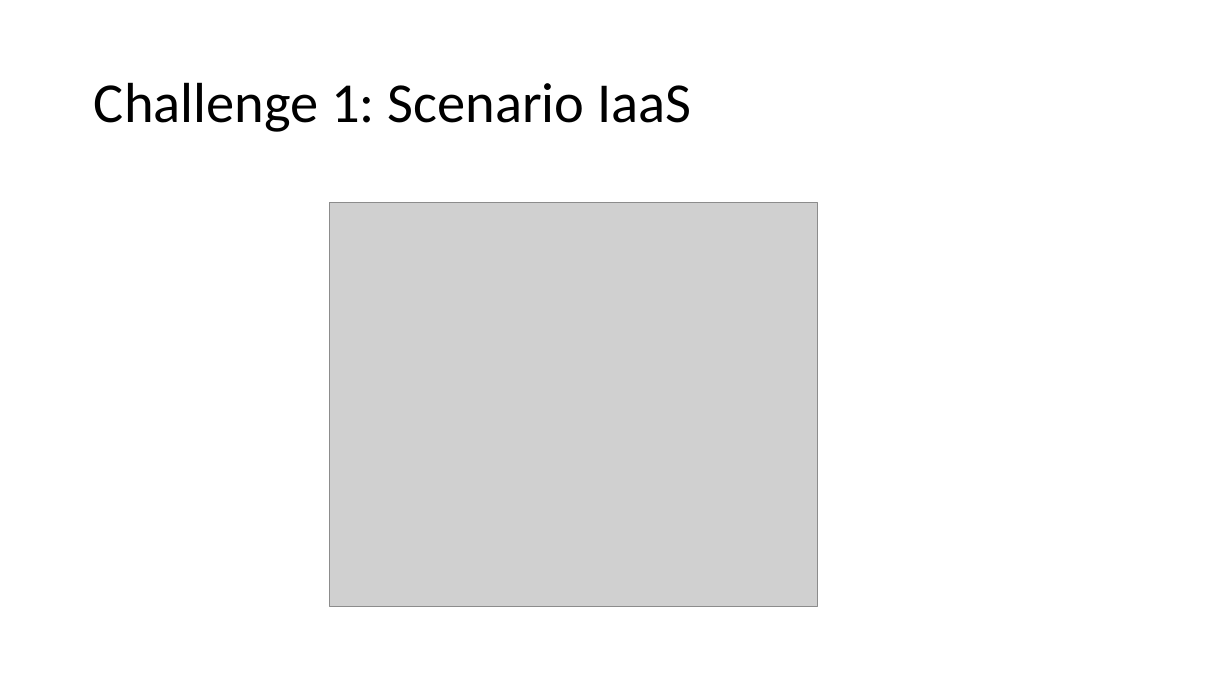
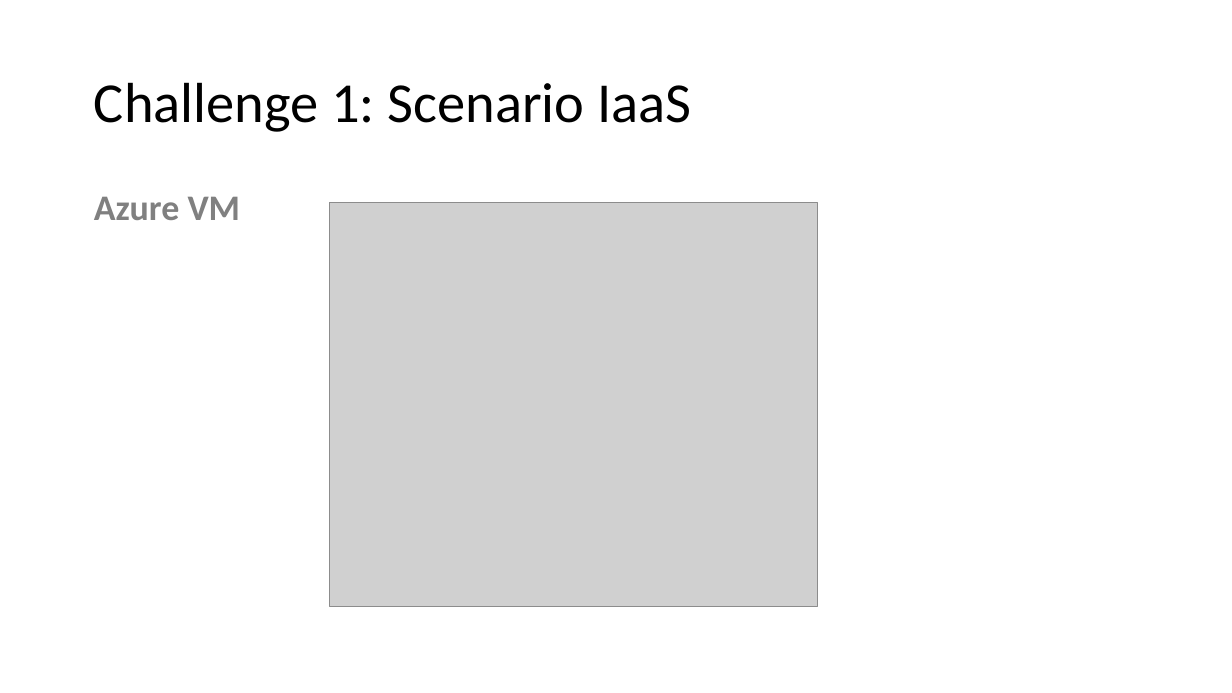
Before and after one commit to masmawi/MultiCloud, a slide deck: slide 11 of Multi-cloud Orchestration with Terraform.pptx. Drawn at 1232x693 pixels with LibreOffice and Linux fonts; fonts in the diff are those of the drawing; grey boxes stand for pictures. Boxes give left, top, right and bottom in pixels: in the first picture for what was removed or moved away, otherwise in the second. Text is boxed around its words. In the diff, an @@ line names an element or a change of style, - is before the commit and + after.

```diff
--- a/Multi-cloud Orchestration with Terraform.pptx
+++ b/Multi-cloud Orchestration with Terraform.pptx
@@ text added at (x1=94, y1=197, x2=241, y2=220), 28 pt, text #808080, bold @@
+Azure VM
```
Also in this commit, not shown: 1 other slide changed, 3 slides added, 2 slides removed.
